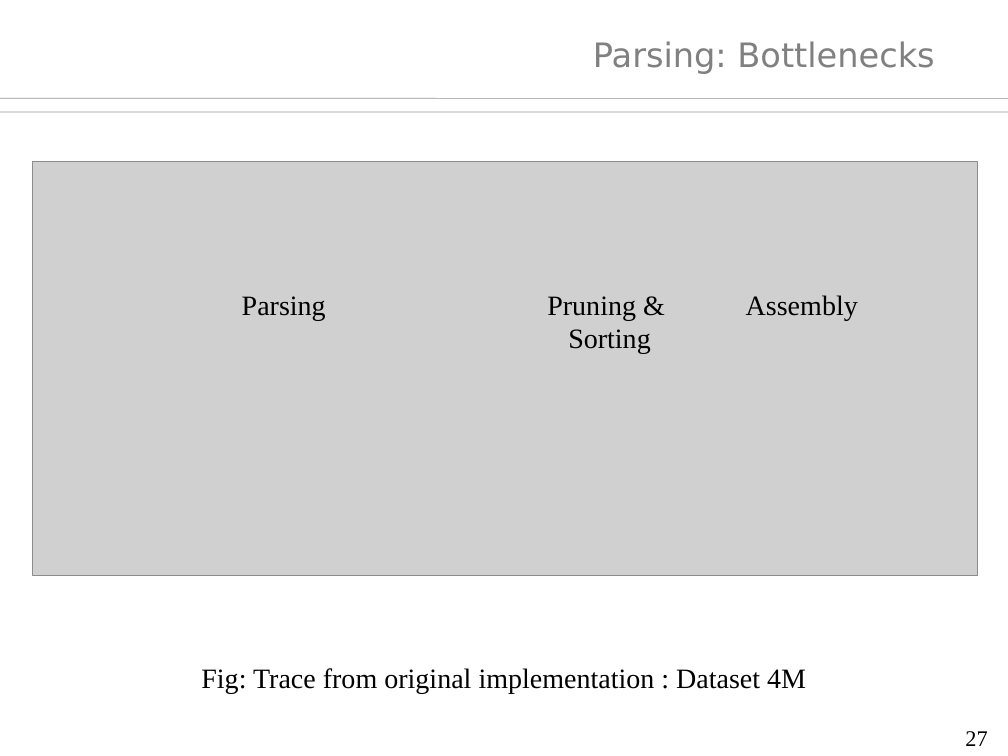
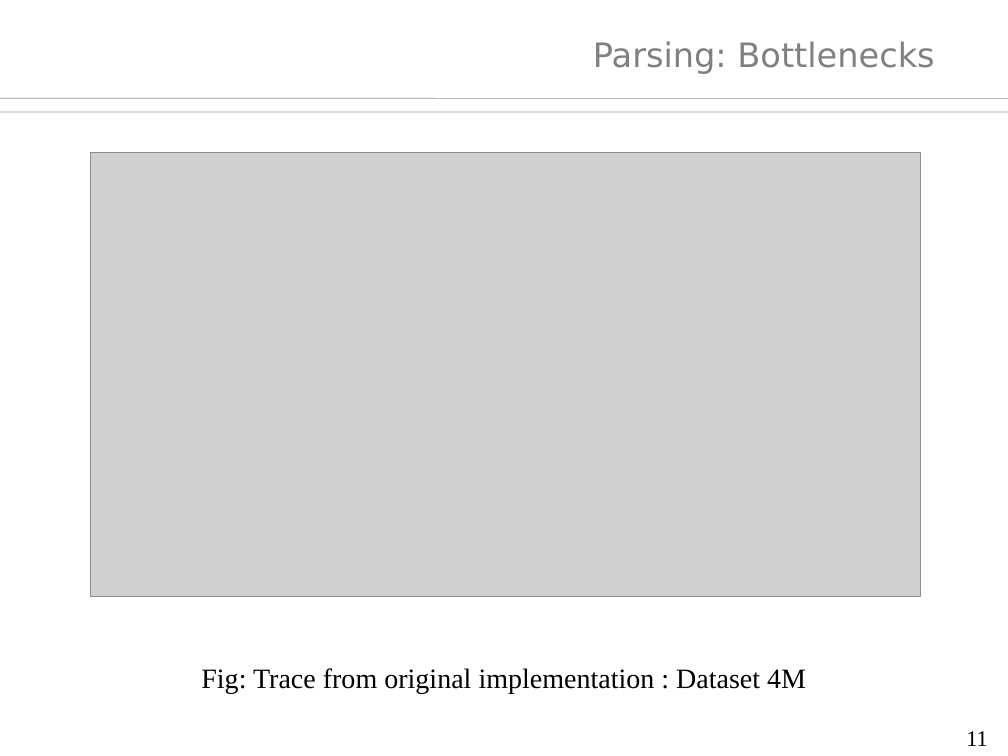
Before and after one commit to sh-ankur/parallel-inchworm, a slide deck: slide 11 of thesis/thesis-ppt.odp (slide 27 before the commit). Drawn at 1008x756 pixels with LibreOffice and Linux fonts; fonts in the diff are those of the drawing; grey boxes stand for pictures; background and template pictures are left out. Boxes give left, top, right and bottom in pixels: in the first picture for what was removed or moved away, otherwise in the second. Text is boxed around its words. In the diff, an @@ line names an element or a change of style, - is before the commit and + after.

```diff
--- a/thesis/thesis-ppt.odp
+++ b/thesis/thesis-ppt.odp
@@ picture resized from (x1=33, y1=161, x2=978, y2=576) to (x1=91, y1=152, x2=920, y2=596) @@
@@ text removed at (x1=242, y1=296, x2=326, y2=320) @@
-Parsing
@@ text removed at (x1=547, y1=296, x2=650, y2=354) @@
-Pruning &
-Sorting
@@ text removed at (x1=746, y1=295, x2=858, y2=320) @@
-Assembly
@@ page number at (x1=966, y1=731, x2=988, y2=746): text changed @@
-27
+11
```
Also in this commit, not shown: 14 other slides changed, 17 slides added, 7 slides removed, 23 other files.
